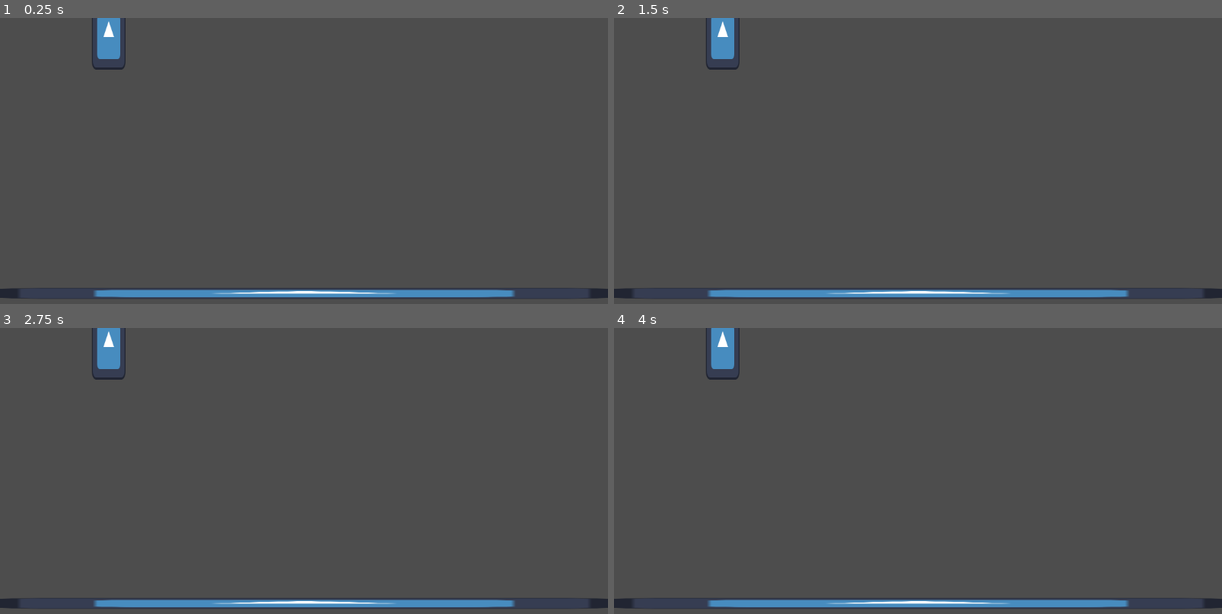
Above: before the commit, frames 1-4 (two rows, left to right).
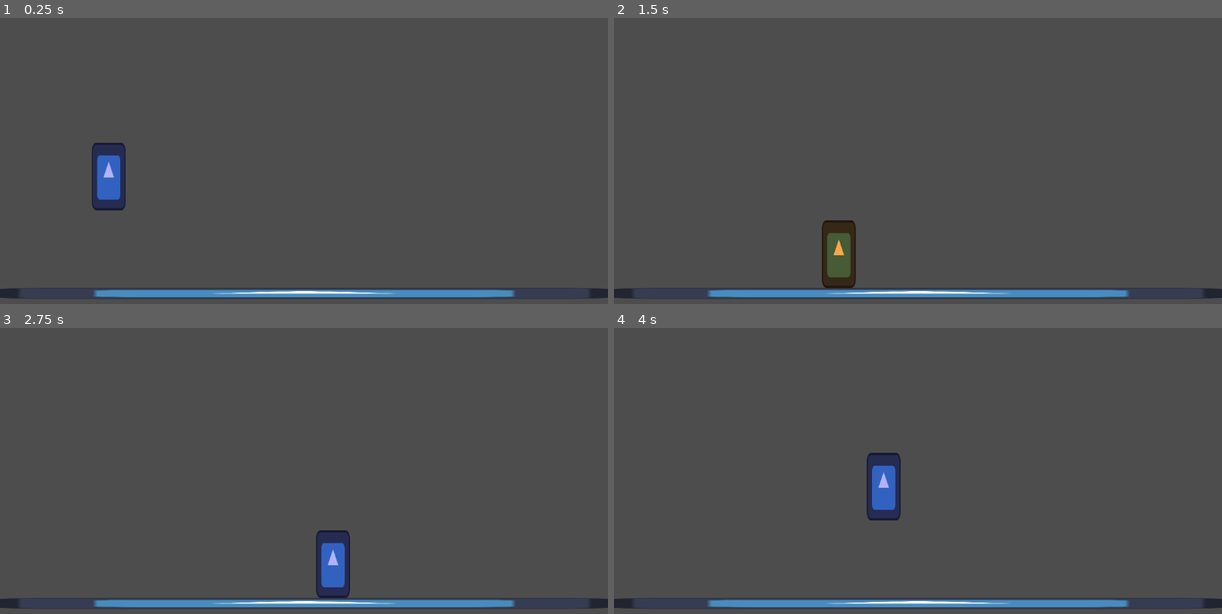
Above: after the commit, the same moments.

Repository: lucasmcclean/project-foxtrot-black-trigger-watchtower-omega
Game: Godot game, scene res://main.tscn
The game is run twice, just before and just after one commit, with the same random seed, the same clock (stepped at 60 frames per second) and the same inputs. The engine's default icon, where the game draws it, is replaced by a stand-in: a white triangle on a blue panel in a dark square.
Inputs:
- Up to frame 1 (0.25 s): no input
- Up to frame 2 (1.5 s): hold D (move_right, bound only after the commit) 0.53-1.28 s; tap Space (flash_step, bound only after the commit) at 0.6 s; tap W (jump, bound only after the commit) at 0.77, 1.07 s; tap E (kick, bound only after the commit) at 0.8, 1.35 s; hold Insert (move_down, bound only after the commit) from 1.28 s (still down)
- Up to frame 3 (2.75 s): tap W (jump, bound only after the commit) at 1.52, 1.82, 2.3 s; tap Q (punch, bound only after the commit) at 1.55, 2.1 s; release Insert (move_down, bound only after the commit) at 2.03 s; hold D (move_right, bound only after the commit) from 2.03 s (still down)
- Up to frame 4 (4 s): release D (move_right, bound only after the commit) at 2.78 s; hold Page Up (move_up, bound only after the commit) 2.78-3.53 s; tap W (jump, bound only after the commit) at 2.85, 3.02, 3.32, 3.77 s; tap Space (flash_step, bound only after the commit) at 3.05, 3.6 s; hold A (move_left, bound only after the commit) from 3.53 s (still down); tap E (kick, bound only after the commit) at 3.8 s

The runs differ from the first frame. In frame 1, 1.9% of the frame differs, in the area x 15-21%, y 0-68%; in frame 2, 1.5%; in frame 3, 2.0%; in frame 4, 2.0%, in the area x 15-48%, y 0-68%.

Commit message:
movemement

Diff:
--- a/project-foxtrot-black-trigger-watchtower-omega/player/controller/local_controller.gd
+++ b/project-foxtrot-black-trigger-watchtower-omega/player/controller/local_controller.gd
@@ -3,7 +3,7 @@
 
 @export var player_input: PlayerInput
 
-func sample_input(_delta: float) -> void:
+func sample_input() -> void:
 	if player_input == null:
 		return
 
@@ -18,3 +18,7 @@
 	player_input.punch = Input.is_action_just_pressed("punch")
 	player_input.kick = Input.is_action_just_pressed("kick")
 	player_input.flash_step = Input.is_action_just_pressed("flash_step")
+
+
+	if(player_input.jump):
+		print("Jumping in controller")
--- /dev/null
+++ b/project-foxtrot-black-trigger-watchtower-omega/player/player.gd
@@ -0,0 +1,41 @@
+class_name Player
+extends CharacterBody2D
+
+var gravity: float = 8000.0
+var jump_gravity: float = 800.0
+var acceleration: float = 10000.0
+var friction: float = 25000.0
+var air_acceleration: float = 9900.0
+var air_friction: float = 24000.0
+var h_speed: float = 300.0
+var v_speed: float = 3000.0
+var jump_impulse: float = 1500.0
+
+@export var input : PlayerInput
+@onready var local_controller: LocalController = $LocalController
+@onready var state_machine: StateMachine = $StateMachine
+
+
+func _ready() -> void:
+	state_machine.initialize()
+
+
+func _unhandled_input(event: InputEvent) -> void:
+	state_machine.handle_input(event)
+
+
+func _physics_process(delta: float) -> void:
+	local_controller.sample_input()
+	state_machine.physics_update(delta)
+
+
+func _process(delta: float) -> void:
+	state_machine.update(delta)
+
+
+#TODO find most efficient way to ground check
+func is_grounded() -> bool:
+	for cast in $GroundCasts.get_children():
+		if cast.is_colliding():
+			return true
+	return false
--- a/project-foxtrot-black-trigger-watchtower-omega/player/player.tscn
+++ b/project-foxtrot-black-trigger-watchtower-omega/player/player.tscn
@@ -1,18 +1,68 @@
-[gd_scene load_steps=3 format=3 uid="uid://bdx3cerynkwbi"]
+[gd_scene load_steps=11 format=3 uid="uid://bdx3cerynkwbi"]
 
 [ext_resource type="Texture2D" uid="uid://nbtt4xedu5wp" path="res://icon.svg" id="1_4flbx"]
+[ext_resource type="Script" uid="uid://0vn1v0sbxcag" path="res://player/player.gd" id="1_rkbax"]
+[ext_resource type="Script" uid="uid://dwatss17v6sy" path="res://state_machine/state_machine.gd" id="2_rkbax"]
+[ext_resource type="Script" uid="uid://rehvhjgxdu1m" path="res://player/states/fall.gd" id="3_g6k8r"]
+[ext_resource type="Script" uid="uid://t8r54p5d2c00" path="res://player/states/idle.gd" id="4_boad6"]
+[ext_resource type="Script" uid="uid://raaue5ebiebo" path="res://player/states/jump.gd" id="5_rgyib"]
+[ext_resource type="Script" uid="uid://cftse0jl714nm" path="res://player/states/move.gd" id="6_hg6s5"]
+[ext_resource type="Script" uid="uid://bki1krgpg1do2" path="res://player/controller/local_controller.gd" id="9_hg6s5"]
+[ext_resource type="Resource" uid="uid://c71hxi52tpg2r" path="res://player_inputs/local_player_input.tres" id="10_8t03j"]
 
 [sub_resource type="CapsuleShape2D" id="CapsuleShape2D_onrkg"]
 radius = 32.0
 height = 128.0
 
-[node name="Player" type="Node2D"]
+[node name="Player" type="CharacterBody2D"]
+script = ExtResource("1_rkbax")
+input = ExtResource("10_8t03j")
 
-[node name="CharacterBody2D" type="CharacterBody2D" parent="."]
+[node name="CollisionShape2D" type="CollisionShape2D" parent="."]
+shape = SubResource("CapsuleShape2D_onrkg")
 
-[node name="Sprite2D" type="Sprite2D" parent="CharacterBody2D"]
+[node name="Sprite2D" type="Sprite2D" parent="."]
 scale = Vector2(0.5, 1)
 texture = ExtResource("1_4flbx")
 
-[node name="CollisionShape2D" type="CollisionShape2D" parent="CharacterBody2D"]
-shape = SubResource("CapsuleShape2D_onrkg")
+[node name="StateMachine" type="Node" parent="." node_paths=PackedStringArray("initial_state")]
+script = ExtResource("2_rkbax")
+initial_state = NodePath("Idle")
+
+[node name="Fall" type="Node" parent="StateMachine" node_paths=PackedStringArray("idle_state", "jump_state", "move_state")]
+script = ExtResource("3_g6k8r")
+idle_state = NodePath("../Idle")
+jump_state = NodePath("../Jump")
+move_state = NodePath("../Move")
+
+[node name="Idle" type="Node" parent="StateMachine" node_paths=PackedStringArray("fall_state", "jump_state", "move_state")]
+script = ExtResource("4_boad6")
+fall_state = NodePath("../Fall")
+jump_state = NodePath("../Jump")
+move_state = NodePath("../Move")
+
+[node name="Jump" type="Node" parent="StateMachine" node_paths=PackedStringArray("fall_state", "idle_state", "move_state")]
+script = ExtResource("5_rgyib")
+fall_state = NodePath("../Fall")
+idle_state = NodePath("../Idle")
+move_state = NodePath("../Move")
+
+[node name="Move" type="Node" parent="StateMachine" node_paths=PackedStringArray("fall_state", "jump_state", "idle_state")]
+script = ExtResource("6_hg6s5")
+fall_state = NodePath("../Fall")
+jump_state = NodePath("../Jump")
+idle_state = NodePath("../Idle")
+
+[node name="GroundCasts" type="Node2D" parent="."]
+
+[node name="Left" type="RayCast2D" parent="GroundCasts"]
+position = Vector2(-30, 60)
+target_position = Vector2(-1, 79)
+
+[node name="Right" type="RayCast2D" parent="GroundCasts"]
+position = Vector2(30, 60)
+target_position = Vector2(-1, 80)
+
+[node name="LocalController" type="Node" parent="."]
+script = ExtResource("9_hg6s5")
+player_input = ExtResource("10_8t03j")
--- /dev/null
+++ b/project-foxtrot-black-trigger-watchtower-omega/player/states/fall.gd
@@ -0,0 +1,33 @@
+extends PlayerState
+
+@export var idle_state: State
+@export var jump_state: State
+@export var move_state: State
+
+
+func enter() -> void:
+	player.get_node("Sprite2D").modulate = Color(0.7, 0.7, 1) # Light blue tint for falling
+	super()
+
+
+func handle_input(_event: InputEvent) -> void:
+	print("we are in fall state")
+	pass
+
+
+func physics_update(delta: float) -> void:
+	player.velocity.y += player.gravity*delta
+	if (player.input.move.x != 0) and (player.velocity.x*player.input.move.x > 0):
+		player.velocity.x += player.input.move.x*player.air_acceleration*delta
+	elif player.input.move.x != 0:
+		player.velocity.x += player.input.move.x*player.air_friction*delta
+	else:
+		player.velocity.x = move_toward(player.velocity.x, 0, player.air_friction*delta)
+	player.velocity.x = clamp(player.velocity.x, -player.h_speed, player.h_speed)
+	player.velocity.y = clamp(player.velocity.y, -player.v_speed, player.v_speed)
+	player.move_and_slide()
+
+	if player.is_grounded() and !is_zero_approx(player.velocity.x):
+		state_machine.change_state(move_state)
+	elif player.is_grounded():
+		state_machine.change_state(idle_state)
--- /dev/null
+++ b/project-foxtrot-black-trigger-watchtower-omega/player/states/idle.gd
@@ -0,0 +1,25 @@
+extends PlayerState
+
+@export var fall_state: State
+@export var jump_state: State
+@export var move_state: State
+
+
+func enter() -> void:
+	player.get_node("Sprite2D").modulate = Color(0.981, 0.654, 0.284, 1.0) # Light blue tint for falling
+	super()
+	player.velocity.x = 0
+
+
+func physics_update(delta: float) -> void:
+	if player.input.jump and player.is_grounded():
+		print("Jumping in input")
+		state_machine.change_state(jump_state)
+
+	player.velocity.y += player.gravity*delta
+	player.move_and_slide()
+
+	if !player.is_grounded():
+		state_machine.change_state(fall_state)
+	elif player.input.move.x != 0:
+		state_machine.change_state(move_state)
--- /dev/null
+++ b/project-foxtrot-black-trigger-watchtower-omega/player/states/jump.gd
@@ -0,0 +1,45 @@
+extends PlayerState
+
+@export var fall_state: State
+@export var idle_state: State
+@export var move_state: State
+
+var just_jumped: bool = true
+
+
+func enter() -> void:
+	player.get_node("Sprite2D").modulate = Color(0.0, 0.848, 0.779, 1.0) # Light blue tint for falling
+	just_jumped = true
+	super()
+	player.velocity.y -= player.jump_impulse
+	just_jumped_timer()
+
+
+func process_input(_event: InputEvent) -> void:
+	pass
+
+
+func physics_update(delta: float) -> void:
+	player.velocity.y += player.jump_gravity*delta
+	if (player.input.move.x != 0) and (player.velocity.x*player.input.move.x > 0):
+		player.velocity.x += player.input.move.x*player.air_acceleration*delta
+	elif player.input.move.x != 0:
+		player.velocity.x += player.input.move.x*player.air_friction*delta
+	else:
+		player.velocity.x = move_toward(player.velocity.x, 0, player.air_friction*delta)
+	player.velocity.x = clamp(player.velocity.x, -player.h_speed, player.h_speed)
+	player.velocity.y = clamp(player.velocity.y, -player.v_speed, player.v_speed)
+	player.move_and_slide()
+
+	if player.is_grounded() and !is_zero_approx(player.velocity.x) and !just_jumped:
+		print(player.is_grounded())
+		state_machine.change_state(move_state)
+	elif player.is_grounded() and !just_jumped:
+		state_machine.change_state(idle_state)
+	elif player.input.move.y >= 0:
+		state_machine.change_state(fall_state)
+
+#TODO make sure this works and isn't buggy
+func just_jumped_timer() -> void:
+	await get_tree().create_timer(.01).timeout
+	just_jumped = false
--- /dev/null
+++ b/project-foxtrot-black-trigger-watchtower-omega/player/states/move.gd
@@ -0,0 +1,28 @@
+extends PlayerState
+
+@export var fall_state: State
+@export var jump_state: State
+@export var idle_state: State
+
+
+func enter() -> void:
+	super()
+
+func physics_update(delta: float) -> void:
+	if player.input.jump and player.is_grounded():
+		state_machine.change_state(jump_state)
+
+	player.velocity.y += player.gravity*delta
+	if (player.input.move.x != 0) and (player.velocity.x*player.input.move.x > 0):
+		player.velocity.x += player.input.move.x*player.acceleration*delta
+	elif player.input.move.x != 0:
+		player.velocity.x += player.input.move.x*player.friction*delta
+	else:
+		player.velocity.x = move_toward(player.velocity.x, 0, player.friction*delta)
+	player.velocity.x = clamp(player.velocity.x, -player.h_speed, player.h_speed)
+	player.move_and_slide()
+
+	if player.velocity.y > 0:
+		state_machine.change_state(fall_state)
+	elif is_zero_approx(player.velocity.x):
+		state_machine.change_state(idle_state)
--- /dev/null
+++ b/project-foxtrot-black-trigger-watchtower-omega/player_inputs/local_player_input.tres
@@ -0,0 +1,7 @@
+[gd_resource type="Resource" script_class="PlayerInput" load_steps=2 format=3 uid="uid://c71hxi52tpg2r"]
+
+[ext_resource type="Script" uid="uid://vm3xt7excmyr" path="res://player/player_input.gd" id="1_v43jh"]
+
+[resource]
+script = ExtResource("1_v43jh")
+metadata/_custom_type_script = "uid://vm3xt7excmyr"
--- a/project-foxtrot-black-trigger-watchtower-omega/project.godot
+++ b/project-foxtrot-black-trigger-watchtower-omega/project.godot
@@ -15,6 +15,49 @@
 config/features=PackedStringArray("4.5", "GL Compatibility")
 config/icon="res://icon.svg"
 
+[input]
+
+punch={
+"deadzone": 0.2,
+"events": [Object(InputEventKey,"resource_local_to_scene":false,"resource_name":"","device":0,"window_id":0,"alt_pressed":false,"shift_pressed":false,"ctrl_pressed":false,"meta_pressed":false,"pressed":false,"keycode":0,"physical_keycode":81,"key_label":0,"unicode":0,"location":0,"echo":false,"script":null)
+]
+}
+jump={
+"deadzone": 0.2,
+"events": [Object(InputEventKey,"resource_local_to_scene":false,"resource_name":"","device":-1,"window_id":0,"alt_pressed":false,"shift_pressed":false,"ctrl_pressed":false,"meta_pressed":false,"pressed":false,"keycode":0,"physical_keycode":87,"key_label":0,"unicode":119,"location":0,"echo":false,"script":null)
+]
+}
+move_right={
+"deadzone": 0.2,
+"events": [Object(InputEventKey,"resource_local_to_scene":false,"resource_name":"","device":-1,"window_id":0,"alt_pressed":false,"shift_pressed":false,"ctrl_pressed":false,"meta_pressed":false,"pressed":false,"keycode":0,"physical_keycode":68,"key_label":0,"unicode":100,"location":0,"echo":false,"script":null)
+]
+}
+move_left={
+"deadzone": 0.2,
+"events": [Object(InputEventKey,"resource_local_to_scene":false,"resource_name":"","device":-1,"window_id":0,"alt_pressed":false,"shift_pressed":false,"ctrl_pressed":false,"meta_pressed":false,"pressed":false,"keycode":0,"physical_keycode":65,"key_label":0,"unicode":97,"location":0,"echo":false,"script":null)
+]
+}
+move_down={
+"deadzone": 0.2,
+"events": [Object(InputEventKey,"resource_local_to_scene":false,"resource_name":"","device":-1,"window_id":0,"alt_pressed":false,"shift_pressed":false,"ctrl_pressed":false,"meta_pressed":false,"pressed":false,"keycode":0,"physical_keycode":4194311,"key_label":0,"unicode":0,"location":0,"echo":false,"script":null)
+]
+}
+move_up={
+"deadzone": 0.2,
+"events": [Object(InputEventKey,"resource_local_to_scene":false,"resource_name":"","device":-1,"window_id":0,"alt_pressed":false,"shift_pressed":false,"ctrl_pressed":false,"meta_pressed":false,"pressed":false,"keycode":0,"physical_keycode":4194323,"key_label":0,"unicode":0,"location":0,"echo":false,"script":null)
+]
+}
+kick={
+"deadzone": 0.2,
+"events": [Object(InputEventKey,"resource_local_to_scene":false,"resource_name":"","device":-1,"window_id":0,"alt_pressed":false,"shift_pressed":false,"ctrl_pressed":false,"meta_pressed":false,"pressed":false,"keycode":0,"physical_keycode":69,"key_label":0,"unicode":101,"location":0,"echo":false,"script":null)
+]
+}
+flash_step={
+"deadzone": 0.2,
+"events": [Object(InputEventKey,"resource_local_to_scene":false,"resource_name":"","device":-1,"window_id":0,"alt_pressed":false,"shift_pressed":false,"ctrl_pressed":false,"meta_pressed":false,"pressed":false,"keycode":0,"physical_keycode":32,"key_label":0,"unicode":32,"location":0,"echo":false,"script":null)
+]
+}
+
 [rendering]
 
 renderer/rendering_method="gl_compatibility"
--- /dev/null
+++ b/project-foxtrot-black-trigger-watchtower-omega/state_machine/player_state.gd
@@ -0,0 +1,15 @@
+class_name PlayerState
+extends State
+
+var player: Player
+
+
+func _ready() -> void:
+	await owner.ready
+	player = owner as Player
+	assert(player != null, "The PlayerState state type must be used only in the player scene. It needs the owner to be a Player node.")
+
+
+func enter() -> void:
+	pass
+	#player.animator.play(animation_name)
--- /dev/null
+++ b/project-foxtrot-black-trigger-watchtower-omega/state_machine/state.gd
@@ -0,0 +1,26 @@
+class_name State
+extends Node
+
+@export var animation_name: String
+
+var state_machine: StateMachine
+
+
+func enter() -> void:
+	pass
+
+
+func exit() -> void:
+	pass
+
+
+func handle_input(_event: InputEvent) -> void:
+	pass
+
+
+func update(_delta: float) -> void:
+	pass
+
+
+func physics_update(_delta: float) -> void:
+	pass
--- /dev/null
+++ b/project-foxtrot-black-trigger-watchtower-omega/state_machine/state_machine.gd
@@ -0,0 +1,32 @@
+class_name StateMachine
+extends Node
+
+@export var initial_state: State
+
+var state: State
+
+
+func initialize() -> void:
+	for child in get_children():
+		child.state_machine = self
+	await owner.ready
+	change_state(initial_state)
+
+
+func change_state(new_state: State) -> void:
+	if state:
+		state.exit()
+	state = new_state
+	state.enter()
+
+
+func physics_update(delta: float) -> void:
+	state.physics_update(delta)
+
+
+func update(delta: float) -> void:
+	state.update(delta)
+
+
+func handle_input(event: InputEvent) -> void:
+	state.handle_input(event)
Not shown, added: project-foxtrot-black-trigger-watchtower-omega/player/states/fall.gd.uid
Not shown, added: project-foxtrot-black-trigger-watchtower-omega/player/states/idle.gd.uid
Not shown, added: project-foxtrot-black-trigger-watchtower-omega/player/states/jump.gd.uid
Not shown, added: project-foxtrot-black-trigger-watchtower-omega/player/states/move.gd.uid
Not shown, added: project-foxtrot-black-trigger-watchtower-omega/state_machine/player_state.gd.uid
Not shown, added: project-foxtrot-black-trigger-watchtower-omega/state_machine/state.gd.uid
Not shown, added: project-foxtrot-black-trigger-watchtower-omega/state_machine/state_machine.gd.uid
